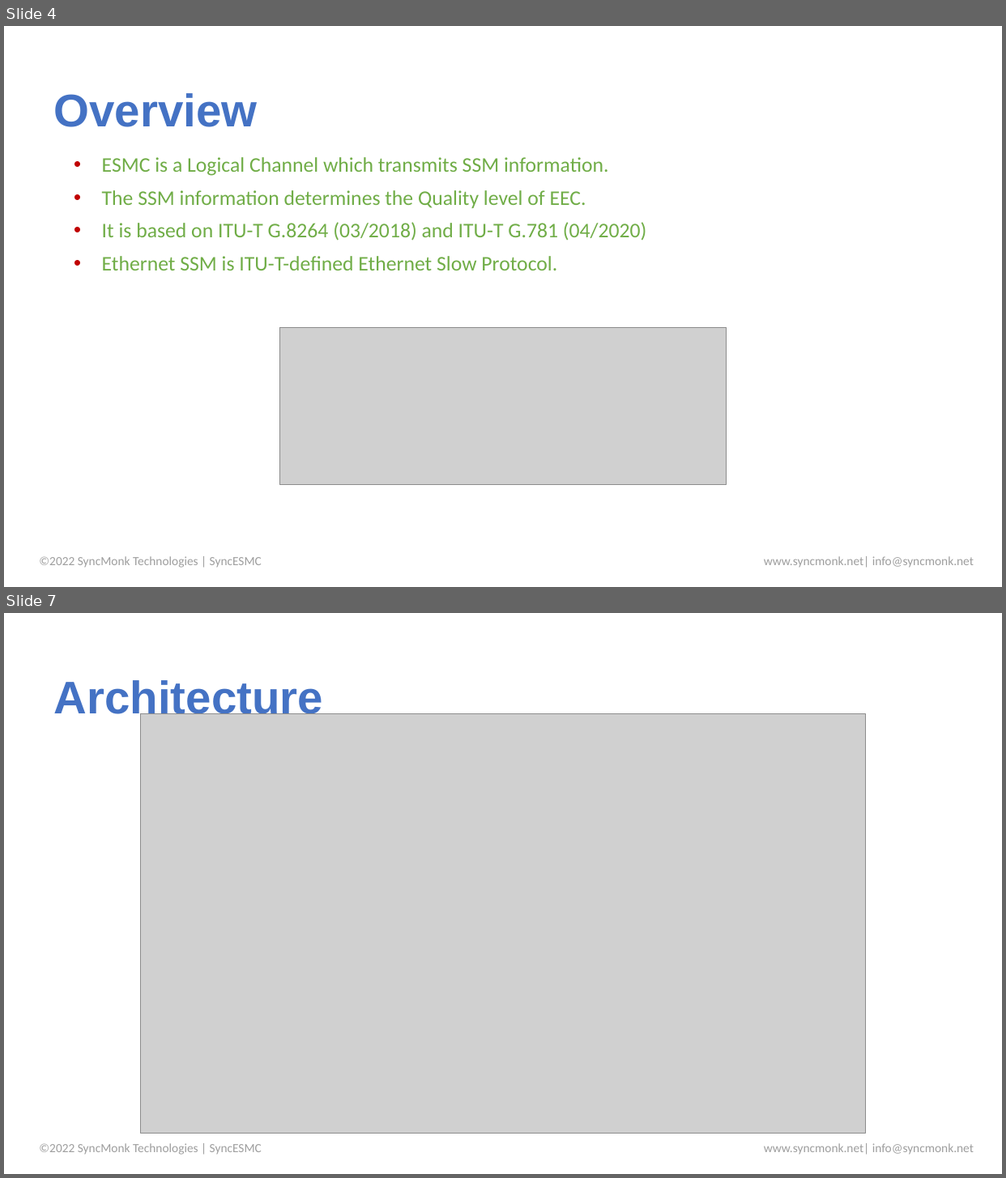
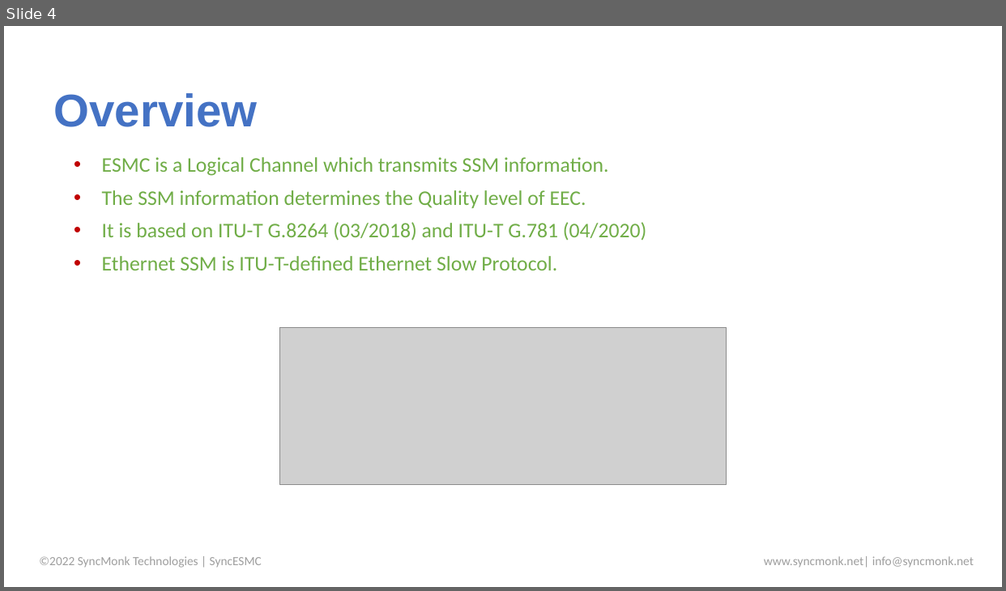
Before and after one commit to SiwaNetwork/QUANTUM, a slide deck: Time-Card/ДОКУМЕНТЫ/МАТЕРИАЛ СТАТЬИ/#65-SyncESMC - an ITU-T G.781 Multi-Clock ESMC Implementation.pptx. Shown one above the other, each under a label of ours: slides 4 and 7 before the commit, slide 4 after it; the slides between them are not shown. The pictures are 1006x1178 and 1006x591 pixels, drawn with LibreOffice and Linux fonts; fonts in the diff are those of the drawing; grey boxes stand for pictures. Boxes give left, top, right and bottom in pixels: in the first picture for what was removed or moved away, otherwise in the second. Text is boxed around its words. In the diff, an @@ line names an element or a change of style, - is before the commit and + after.

```diff
--- a/Time-Card/ДОКУМЕНТЫ/МАТЕРИАЛ СТАТЬИ/#65-SyncESMC - an ITU-T G.781 Multi-Clock ESMC Implementation.pptx
+++ b/Time-Card/ДОКУМЕНТЫ/МАТЕРИАЛ СТАТЬИ/#65-SyncESMC - an ITU-T G.781 Multi-Clock ESMC Implementation.pptx
@@ slide 7 removed at (x1=4, y1=613, x2=1002, y2=1174), background #FFFFFF @@
@@ title removed at (x1=54, y1=680, x2=323, y2=722) @@
-Architecture
@@ picture removed at (x1=140, y1=714, x2=866, y2=1133) @@
@@ text removed at (x1=39, y1=1144, x2=262, y2=1155) @@
-©2022 SyncMonk Technologies | SyncESMC
@@ text removed at (x1=764, y1=1144, x2=974, y2=1155) @@
-www.syncmonk.net| info@syncmonk.net
```
Also in this commit, not shown: 16 slides changed, 1 slide added, 1 other slide removed, 5 other files.
